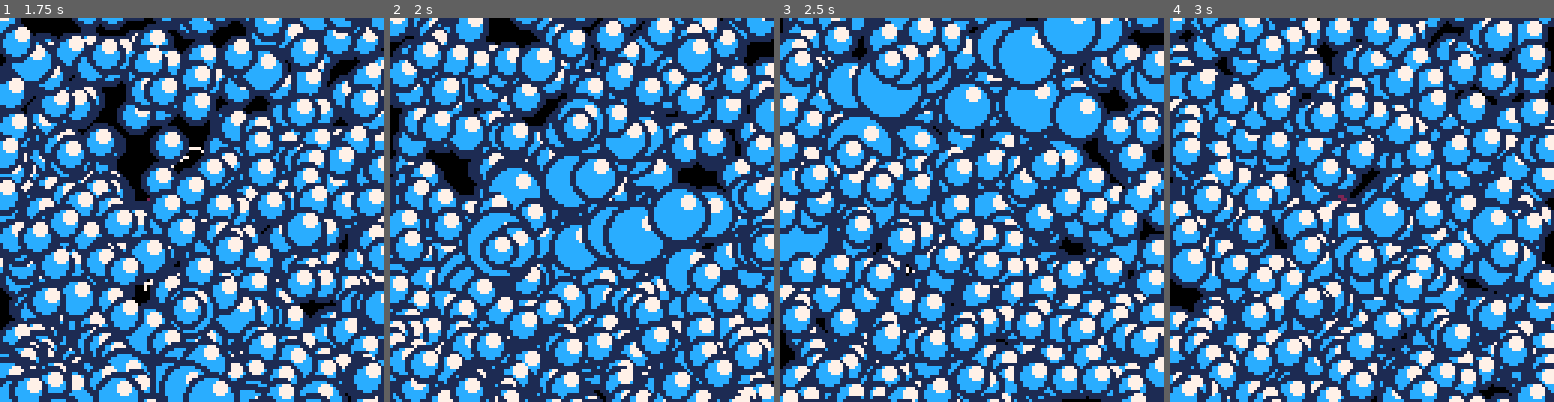
Above: before the commit, frames 1-4 (left to right).
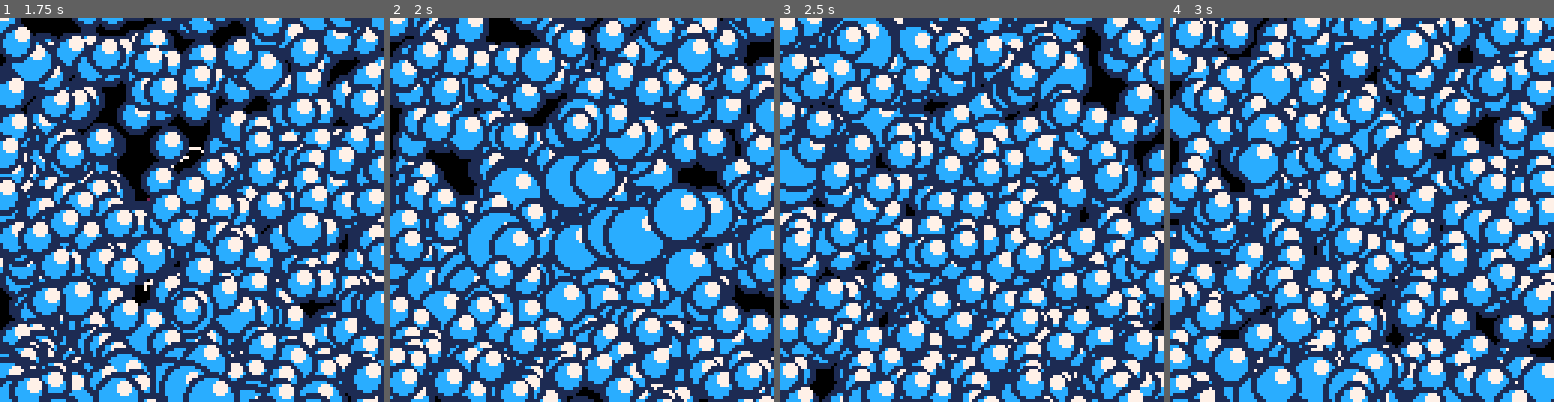
Above: after the commit, the same moments.

Repository: dumbanode/Bubble-Fantasy-7
Game: PICO-8 cartridge ggj2025.p8
The game is run twice, just before and just after one commit, with the same random seed, the same clock (stepped at 60 frames per second) and the same inputs.
Inputs:
- Up to frame 1 (1.75 s): tap X (X key) at 0.33, 1.07 s; tap O (Z key) at 0.7, 1.7 s; hold Right from 1.6 s (still down)
- Up to frame 2 (2 s): keep holding Right; tap X (X key) at 1.85 s
- Up to frame 3 (2.5 s): release Right at 2.1 s; tap O (Z key) at 2.1 s; hold Up 2.15-2.42 s; hold Right from 2.47 s (still down)
- Up to frame 4 (3 s): keep holding Right; tap O (Z key) at 2.5, 2.9 s; tap X (X key) at 2.97 s

Frame 1 is identical in both runs. In frame 2, 21% of the frame differs, in the area x 0-100%, y 54-100%; in frame 3, 62%; in frame 4, 65%, in the area x 0-100%, y 0-100%.

Commit message:
Background particles exist again :

Diff:
--- a/ggj2025.p8
+++ b/ggj2025.p8
@@ -51,6 +51,16 @@
 				w=140,
 				h=140,
 			},
+			part_config={
+				max_parts=10,
+				init_amount=10
+			},
+			part_to_use=part:new({
+				speed=0+rnd(5),
+				update_move=function(self)
+					self.pos.y-=self.speed*world.speed
+				end,
+			}),
 			r={0,3},
 			life={100,1000},
 			clr=13,
@@ -59,7 +69,7 @@
 			speed={0,.2},
 			parts={}
 		})
-
+		self.b_parts_emit:init()
 		init_coins()
 		init_shops()
 		init_enemies()
@@ -104,12 +114,12 @@
 	end,
 
 	draw=function(self)
+		self.b_parts_emit:draw()
 		draw_enemies()
 		self:draw_env()
 		draw_hud_upgrades()
 		draw_coins()
 		draw_shops()
-		self.b_parts_emit:draw()
 
 		debug_print()
 	end,
@@ -1233,14 +1243,12 @@
 		self.curr_life+=1
 
 		-- move up
-		self.pos.y-=
-			self.speed
-
-		-- check if should remove
-		result=self:check_remove()
-		if result then
-
-		end
+		self:update_move()
+
+	end,
+
+	update_move=function(self)
+		self.pos.y-=self.speed
 	end,
 
 	max_bound=138,
@@ -1295,11 +1303,19 @@
 	part_to_use=part,
 	part_config={
 		max_parts=500,
+		init_amount=15
 	},
 
 	curr_time=0,
 	one_shot_timeout=15,
 	taper=false,
+
+	init=function(self)
+		amount=self.part_config.init_amount
+		for i=0,amount do
+			self:spawn_particle()
+		end
+	end,
 
 	set_active=function(self, val)
 		if val then
@@ -1348,11 +1364,12 @@
 
 	parts_per_frame=100,
 	spawn_particles=function(self)
-		--while count(self.parts)
-		--	<self.max_parts do
-		for i=1,self.parts_per_frame
-		 do
-			self:spawn_particle()
+
+		max_amount=self.part_config.max_parts
+		if count(self.parts)<max_amount do
+			for i=1,self.parts_per_frame do
+				self:spawn_particle()
+			end
 		end
 	end,
 
